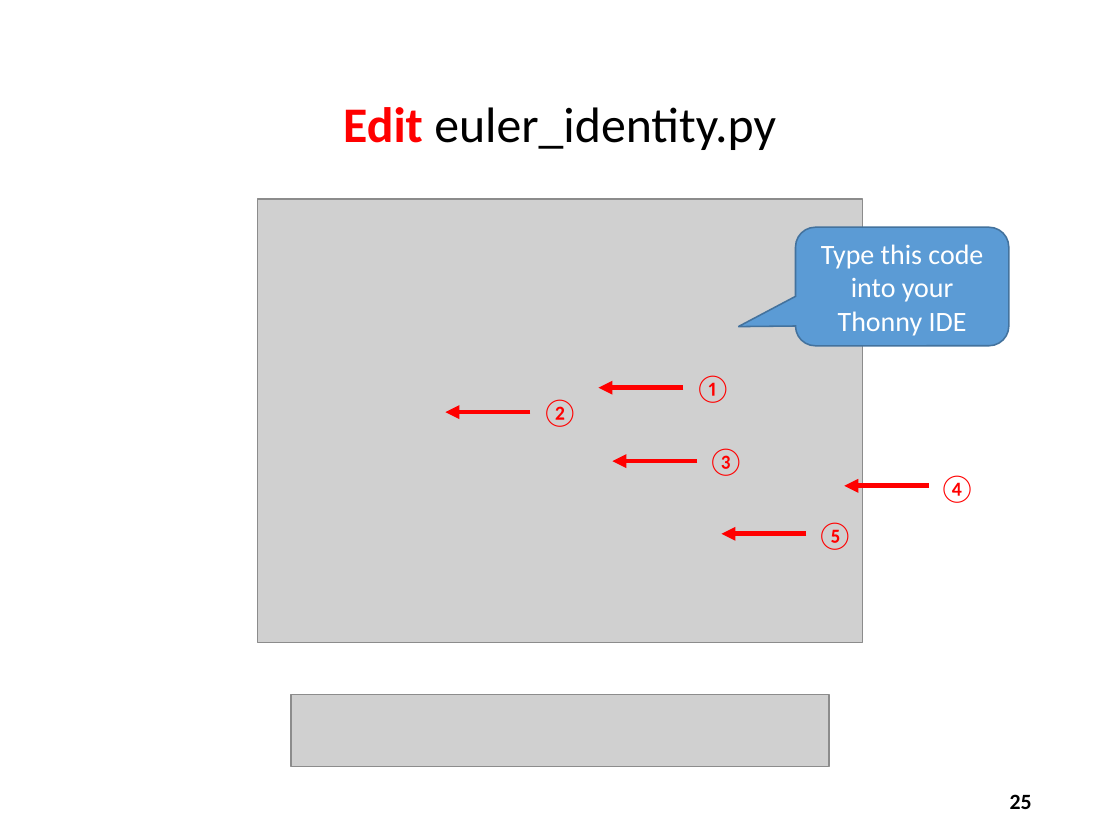
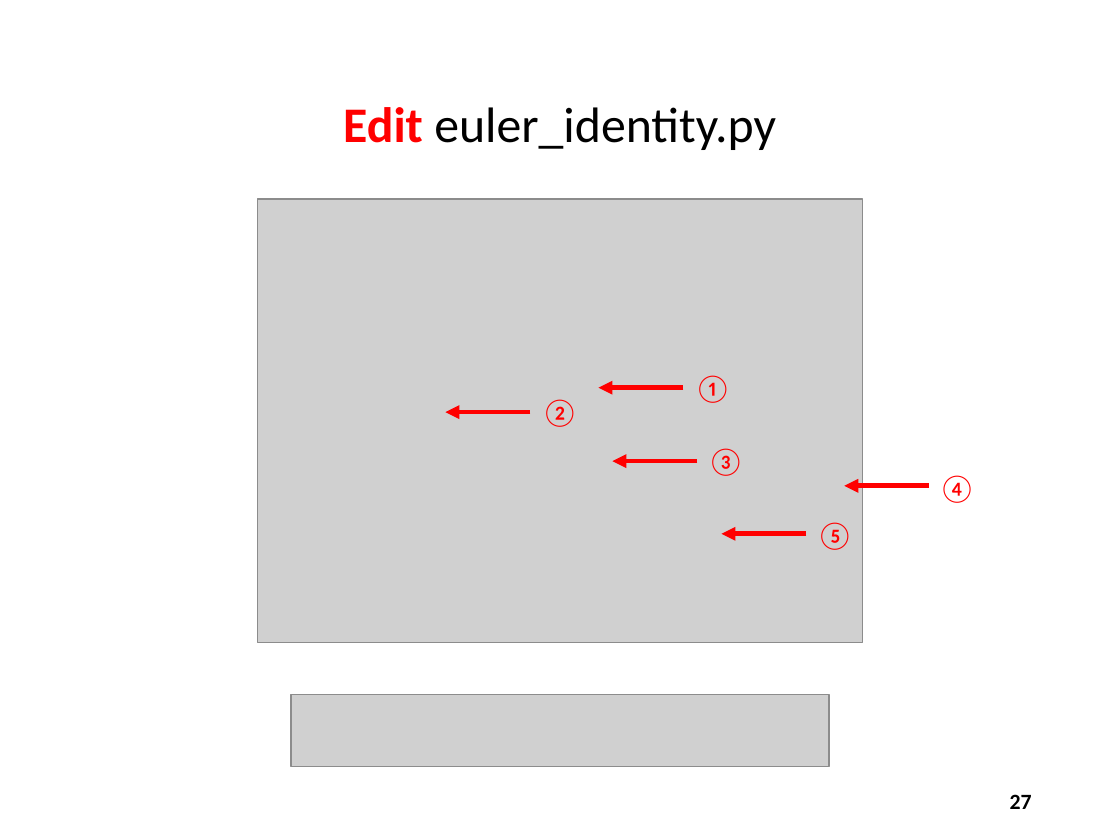
Before and after one commit to dbiersach/csi-spark-prep, a slide deck: slide 27 of slides/Session 04 - Computational Mathematics/Session 04 - Computational Mathematics.pptx (slide 25 before the commit). Drawn at 1120x840 pixels with LibreOffice and Linux fonts; fonts in the diff are those of the drawing; grey boxes stand for pictures. Boxes give left, top, right and bottom in pixels: in the first picture for what was removed or moved away, otherwise in the second. Text is boxed around its words. In the diff, an @@ line names an element or a change of style, - is before the commit and + after.

```diff
--- a/slides/Session 04 - Computational Mathematics/Session 04 - Computational Mathematics.pptx
+++ b/slides/Session 04 - Computational Mathematics/Session 04 - Computational Mathematics.pptx
@@ rounded speech box removed at (x1=795, y1=227, x2=1008, y2=346) @@
-Type this code into your Thonny IDE
@@ page number at (x1=1010, y1=794, x2=1032, y2=809): text changed @@
-25
+27
```
Also in this commit, not shown: 3 other slides changed, 3 slides added, 6 other files.
